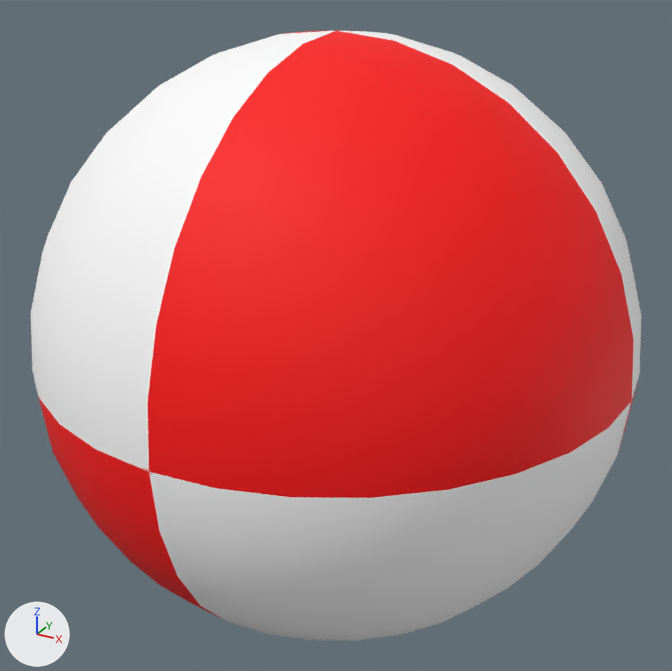
One commit to the OBJ model data/solid/sphere.obj: the scene before it, then after it.
Before and after are seen from a camera (50 mm lens) standing at (0.708, -1.287, 0.643) and looking at (0.0, 0.0, 0.0). Arrows for +X, +Y and +Z are at lower left; the lights stay in place. Where no turn or scale is listed for an object, it has been applied to the vertices.
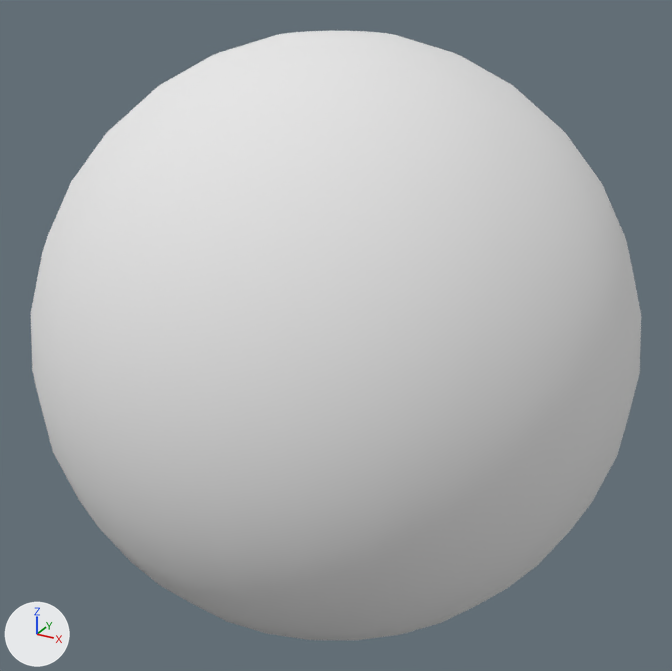
The change in detail:
Material 'default' (mat_default) is new.
Its base color is (0.8, 0.8, 0.8) (white #e7e7e7).
Its roughness is 1.0.
me_sphere has 482 vertices, 512 faces and spans x -0.5..0.5, y -0.5..0.5, z -0.5..0.5.
me_sphere no longer uses material mat_sphere (picture img_checker_red_white_png).
me_sphere now uses material mat_default (white #e7e7e7).

Changed parts and their boxes [x1, y1, x2, y2] in the pictures (672 x 671 px):
'sphere', recoloured
    both: [31, 31, 641, 635]
